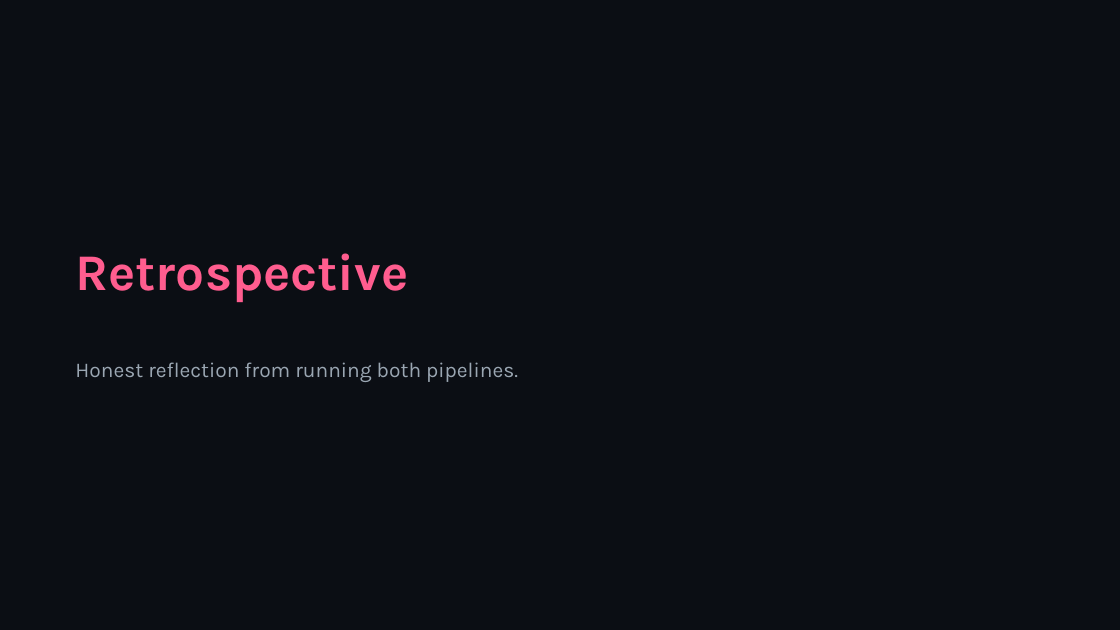
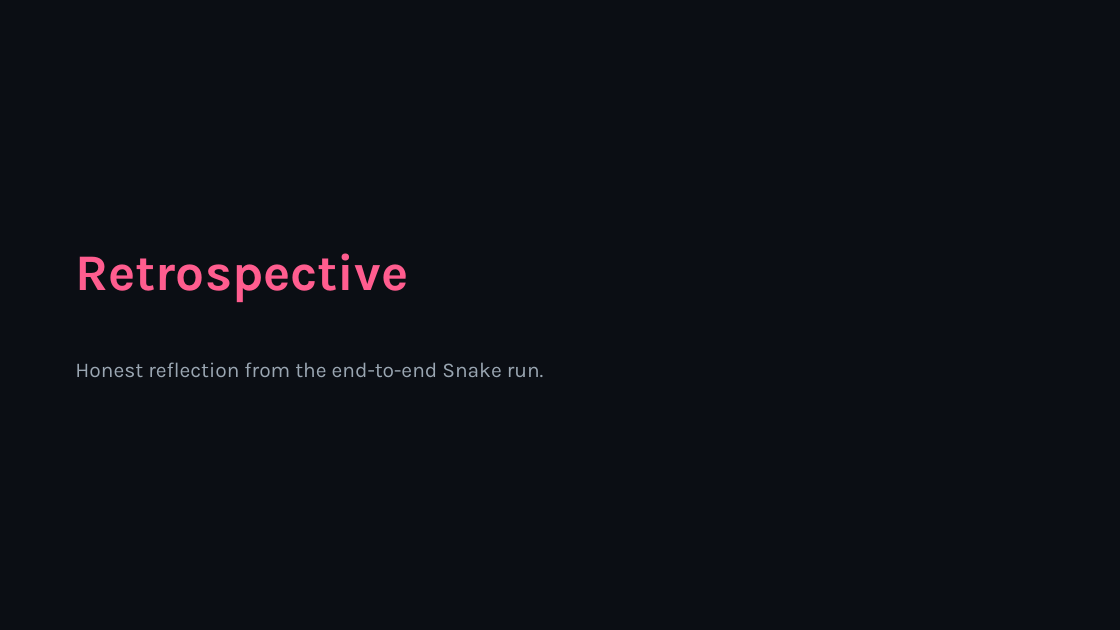
Before and after one commit to umais-developer/SDLC, a slide deck: slide 13 of docs/SDLC-pipeline-walkthrough.pptx. Drawn at 1120x630 pixels with LibreOffice and Linux fonts; fonts in the diff are those of the drawing. Boxes give left, top, right and bottom in pixels: in the first picture for what was removed or moved away, otherwise in the second. Text is boxed around its words. In the diff, an @@ line names an element or a change of style, - is before the commit and + after.

```diff
--- a/docs/SDLC-pipeline-walkthrough.pptx
+++ b/docs/SDLC-pipeline-walkthrough.pptx
@@ text at [75, 362, 544, 377]: text changed @@
-Honest reflection from running both pipelines.
+Honest reflection from the end-to-end Snake run.
```
Also in this commit, not shown: 5 other slides changed, 3 slides added, 3 slides removed, 14 other files.
